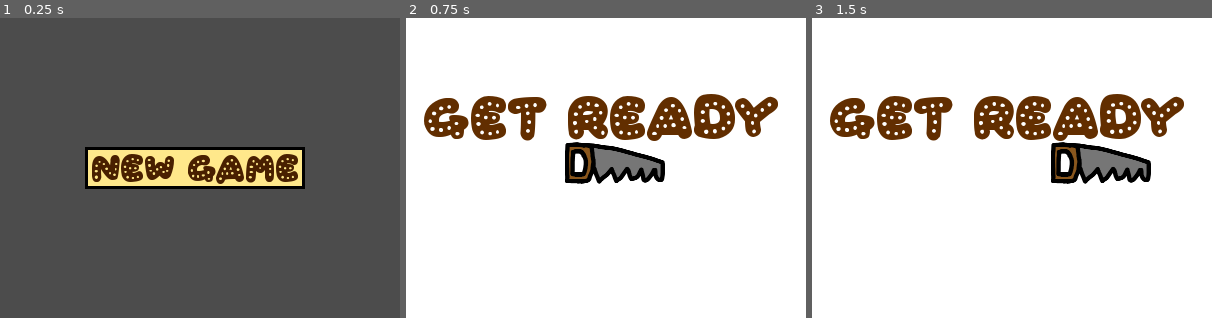
Above: before the commit, frames 1-3 (left to right).
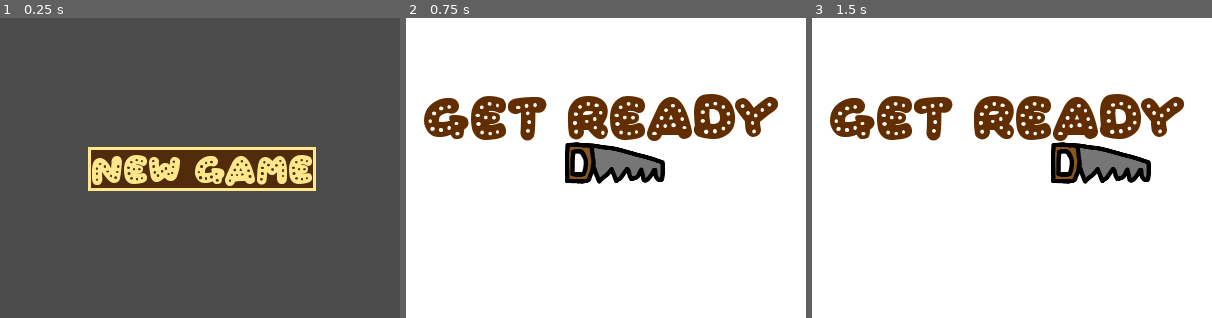
Above: after the commit, the same moments.

Repository: Inschato/BreadBread
Game: Godot game, scene res://Main.tscn
Two runs of this game, one before a commit and one after it. Both use one fixed random seed, a clock stepped at 60 frames per second and the inputs below.
Inputs:
- Up to frame 1 (0.25 s): no input
- Up to frame 2 (0.75 s): click "New Game" at 0.5 s
- Up to frame 3 (1.5 s): tap Enter (start_game) at 1.25, 1.35 s; hold Right (move_right) from 1.28 s (still down)
The pictures show only the part of the screen within x 26-76%, y 25-75%; the shares and areas given below are measured in that part.

The runs differ from the first frame. In frame 1, 6.8% of the frame differs, in the area x 21-79%, y 43-58%; in frame 2, nothing differs; in frame 3, nothing differs.

Commit message:
Improve menu style and kb support

Diff:
--- a/Main.gd
+++ b/Main.gd
@@ -10,6 +10,7 @@
 
 # Called when the node enters the scene tree for the first time.
 func _ready():
+	$MainMenu/GridContainer/NewGameButton.grab_focus()
 	pass # Replace with function body.
 
 
--- a/Main.tscn
+++ b/Main.tscn
@@ -1,14 +1,10 @@
-[gd_scene load_steps=5 format=2]
+[gd_scene load_steps=4 format=2]
 
 [ext_resource path="res://fonts/Gingerbread-ExEW.ttf" type="DynamicFontData" id=1]
 [ext_resource path="res://Main.gd" type="Script" id=2]
 
 [sub_resource type="DynamicFont" id=1]
 size = 48
-font_data = ExtResource( 1 )
-
-[sub_resource type="DynamicFont" id=2]
-size = 30
 font_data = ExtResource( 1 )
 
 [node name="Main" type="Node"]
@@ -26,16 +22,19 @@
 custom_fonts/font = SubResource( 1 )
 text = "BreadBread"
 
-[node name="NewGameButton" type="Button" parent="MainMenu"]
+[node name="GridContainer" type="GridContainer" parent="MainMenu"]
 anchor_left = 0.5
 anchor_top = 0.5
 anchor_right = 0.5
 anchor_bottom = 0.5
-margin_left = -110.0
+margin_left = -107.0
 margin_top = -21.0
-margin_right = 110.0
+margin_right = 107.0
 margin_bottom = 21.0
-custom_fonts/font = SubResource( 2 )
+
+[node name="NewGameButton" type="Button" parent="MainMenu/GridContainer"]
+margin_right = 228.0
+margin_bottom = 44.0
 text = "New Game"
 
-[connection signal="pressed" from="MainMenu/NewGameButton" to="." method="_on_NewGameButton_pressed"]
+[connection signal="pressed" from="MainMenu/GridContainer/NewGameButton" to="." method="_on_NewGameButton_pressed"]
--- a/levels/level1/HUD.gd
+++ b/levels/level1/HUD.gd
@@ -13,9 +13,13 @@
 	show_message("Game Over")
 	yield($MessageTimer, "timeout")
 
-	$Retry.show()
+	$Menu.show()
+	$Menu/Retry.grab_focus()
 	if (game_score >= 10):
-		$NextLevel.show()
+		$Menu/NextLevel.disabled = false
+		$Menu/NextLevel.grab_focus()
+	else:
+		$Menu/NextLevel.disabled = true
 
 	yield(get_tree().create_timer(1), "timeout")
 
@@ -25,8 +29,7 @@
 
 # Called when the node enters the scene tree for the first time.
 func _ready():
-	$Retry.hide()
-	$NextLevel.hide()
+	$Menu.hide()
 	pass # Replace with function body.
 
 
@@ -40,6 +43,5 @@
 
 
 func _on_Retry_pressed():
+	$Menu.hide()
 	emit_signal("start_game")
-	$Retry.hide()
-	$NextLevel.hide()
--- a/levels/level1/HUD.tscn
+++ b/levels/level1/HUD.tscn
@@ -34,25 +34,29 @@
 wait_time = 2.0
 one_shot = true
 
-[node name="Retry" type="Button" parent="."]
-anchor_top = 1.0
-anchor_bottom = 1.0
-margin_left = 176.0
-margin_top = -152.0
-margin_right = 319.0
-margin_bottom = -110.0
+[node name="Menu" type="GridContainer" parent="."]
+anchor_left = 0.5
+anchor_top = 0.5
+anchor_right = 0.5
+anchor_bottom = 0.5
+margin_left = -128.0
+margin_top = -12.0
+margin_right = 126.0
+margin_bottom = 80.0
+__meta__ = {
+"_edit_group_": true
+}
+
+[node name="NextLevel" type="Button" parent="Menu"]
+margin_right = 254.0
+margin_bottom = 44.0
+text = "Next Level"
+
+[node name="Retry" type="Button" parent="Menu"]
+margin_top = 48.0
+margin_right = 254.0
+margin_bottom = 92.0
 text = "Retry"
 
-[node name="NextLevel" type="Button" parent="."]
-anchor_left = 1.0
-anchor_top = 1.0
-anchor_right = 1.0
-anchor_bottom = 1.0
-margin_left = -352.0
-margin_top = -152.0
-margin_right = -100.0
-margin_bottom = -110.0
-text = "Next Level"
-
 [connection signal="timeout" from="MessageTimer" to="." method="_on_MessageTimer_timeout"]
-[connection signal="pressed" from="Retry" to="." method="_on_Retry_pressed"]
+[connection signal="pressed" from="Menu/Retry" to="." method="_on_Retry_pressed"]
--- a/themes/bread_theme.tres
+++ b/themes/bread_theme.tres
@@ -1,11 +1,16 @@
-[gd_resource type="Theme" load_steps=6 format=2]
+[gd_resource type="Theme" load_steps=7 format=2]
 
 [ext_resource path="res://fonts/Gingerbread-ExEW.ttf" type="DynamicFontData" id=1]
 
+[sub_resource type="StyleBoxFlat" id=7]
+bg_color = Color( 1, 1, 1, 0.0509804 )
+border_width_left = 3
+border_width_top = 3
+border_width_right = 3
+border_width_bottom = 3
+border_color = Color( 1, 0.909804, 0.545098, 1 )
+
 [sub_resource type="StyleBoxFlat" id=1]
-bg_color = Color( 0.286275, 0.12549, 0, 1 )
-
-[sub_resource type="StyleBoxFlat" id=2]
 bg_color = Color( 1, 0.909804, 0.545098, 1 )
 border_width_left = 3
 border_width_top = 3
@@ -13,8 +18,16 @@
 border_width_bottom = 3
 border_color = Color( 0, 0, 0, 1 )
 
-[sub_resource type="StyleBoxFlat" id=4]
-bg_color = Color( 0.423529, 0.184314, 0, 1 )
+[sub_resource type="StyleBoxFlat" id=2]
+bg_color = Color( 0.286275, 0.12549, 0, 1 )
+border_width_left = 3
+border_width_top = 3
+border_width_right = 3
+border_width_bottom = 3
+border_color = Color( 0, 0, 0, 1 )
+
+[sub_resource type="StyleBoxFlat" id=6]
+bg_color = Color( 1, 0.909804, 0.545098, 1 )
 
 [sub_resource type="DynamicFont" id=3]
 size = 32
@@ -22,17 +35,17 @@
 
 [resource]
 default_font = SubResource( 3 )
-Button/colors/font_color = Color( 0.286275, 0.12549, 0, 1 )
+Button/colors/font_color = Color( 1, 0.909804, 0.545098, 1 )
 Button/colors/font_color_disabled = Color( 0.9, 0.9, 0.9, 0.2 )
-Button/colors/font_color_focus = Color( 0.286275, 0.12549, 0, 1 )
-Button/colors/font_color_hover = Color( 1, 0.909804, 0.545098, 1 )
-Button/colors/font_color_pressed = Color( 1, 0.909804, 0.545098, 1 )
+Button/colors/font_color_focus = Color( 1, 0.909804, 0.545098, 1 )
+Button/colors/font_color_hover = Color( 0.286275, 0.12549, 0, 1 )
+Button/colors/font_color_pressed = Color( 0.286275, 0.12549, 0, 1 )
 Button/constants/hseparation = 2
 Button/styles/disabled = null
-Button/styles/focus = null
+Button/styles/focus = SubResource( 7 )
 Button/styles/hover = SubResource( 1 )
 Button/styles/normal = SubResource( 2 )
-Button/styles/pressed = SubResource( 4 )
+Button/styles/pressed = SubResource( 6 )
 Label/colors/font_color = Color( 0.286275, 0.12549, 0, 1 )
 Label/colors/font_color_shadow = Color( 0, 0, 0, 0 )
 Label/colors/font_outline_modulate = Color( 1, 1, 1, 1 )
